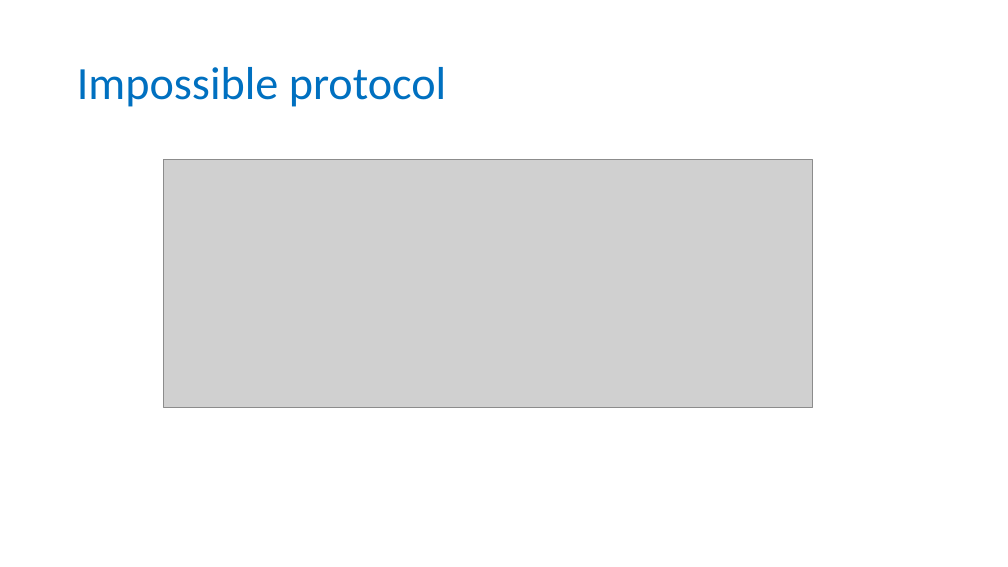
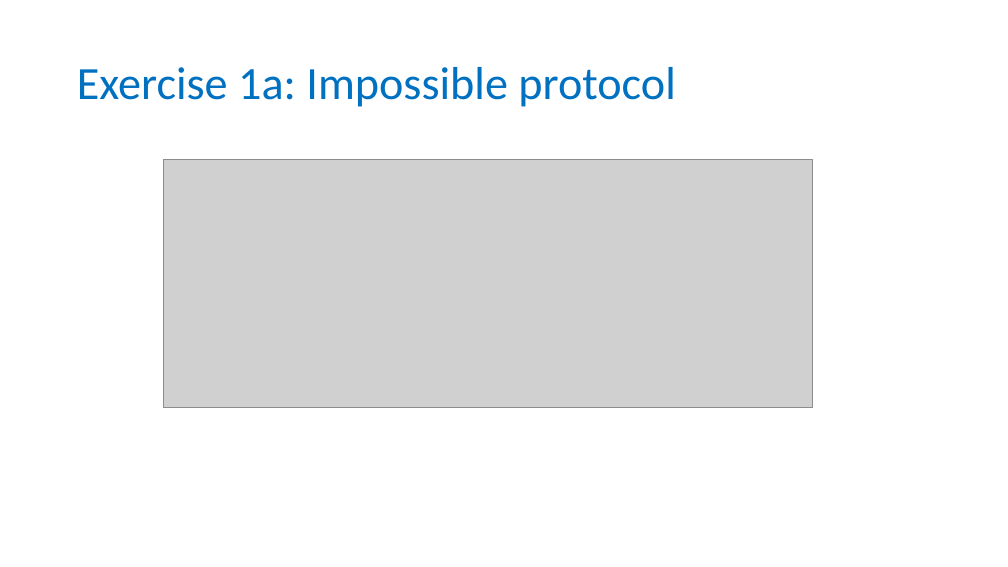
Before and after one commit to carpentries-incubator/fair-for-leaders, a slide deck: slide 5 of instructors/02-Being_FAIR.pptx. Drawn at 1008x567 pixels with LibreOffice and Linux fonts; fonts in the diff are those of the drawing; grey boxes stand for pictures; background and template pictures are left out. Boxes give left, top, right and bottom in pixels: in the first picture for what was removed or moved away, otherwise in the second. Text is boxed around its words. In the diff, an @@ line names an element or a change of style, - is before the commit and + after.

Commit message:
Added microscope photo and tidied up numbering of ep 02 exercise 1a 1b etc

```diff
--- a/instructors/02-Being_FAIR.pptx
+++ b/instructors/02-Being_FAIR.pptx
@@ title at (77, 67, 675, 107): text changed @@
-Impossible protocol
+Exercise 1a: Impossible protocol
```
Also in this commit, not shown: 3 other slides changed, 3 other files.
